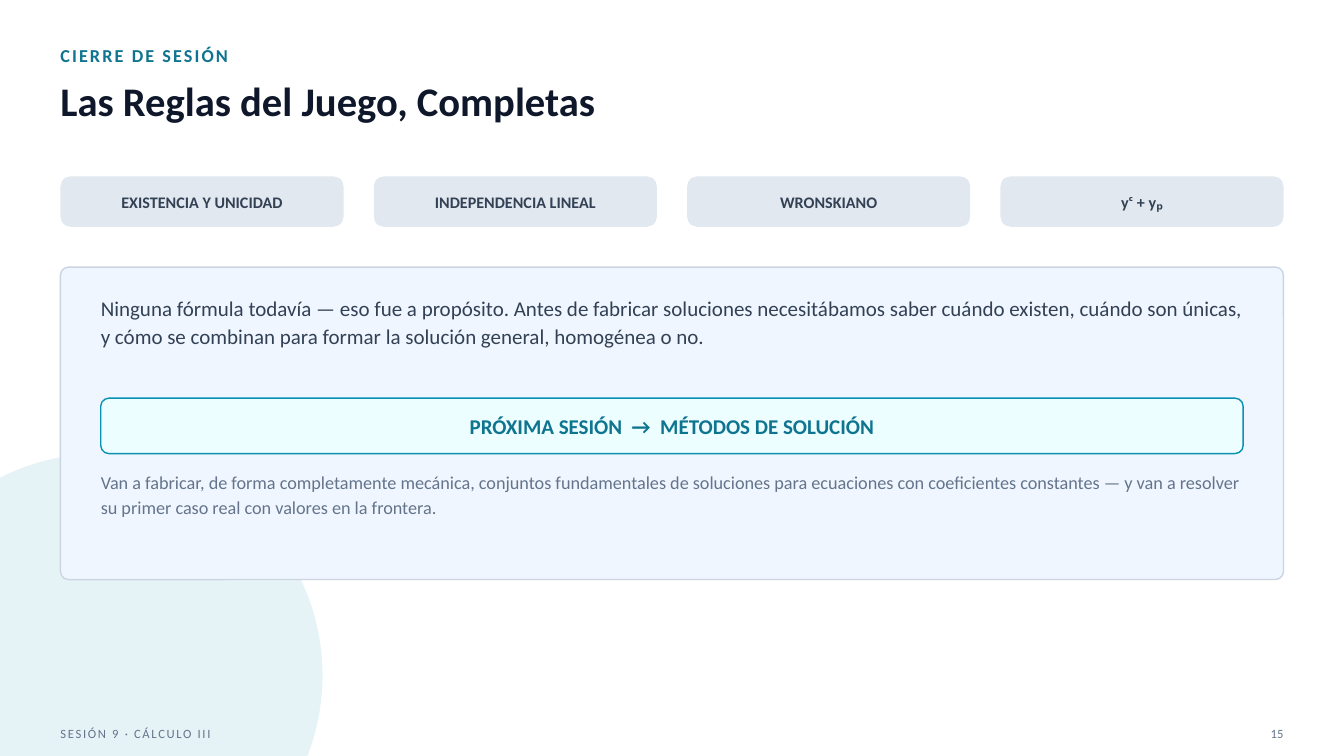
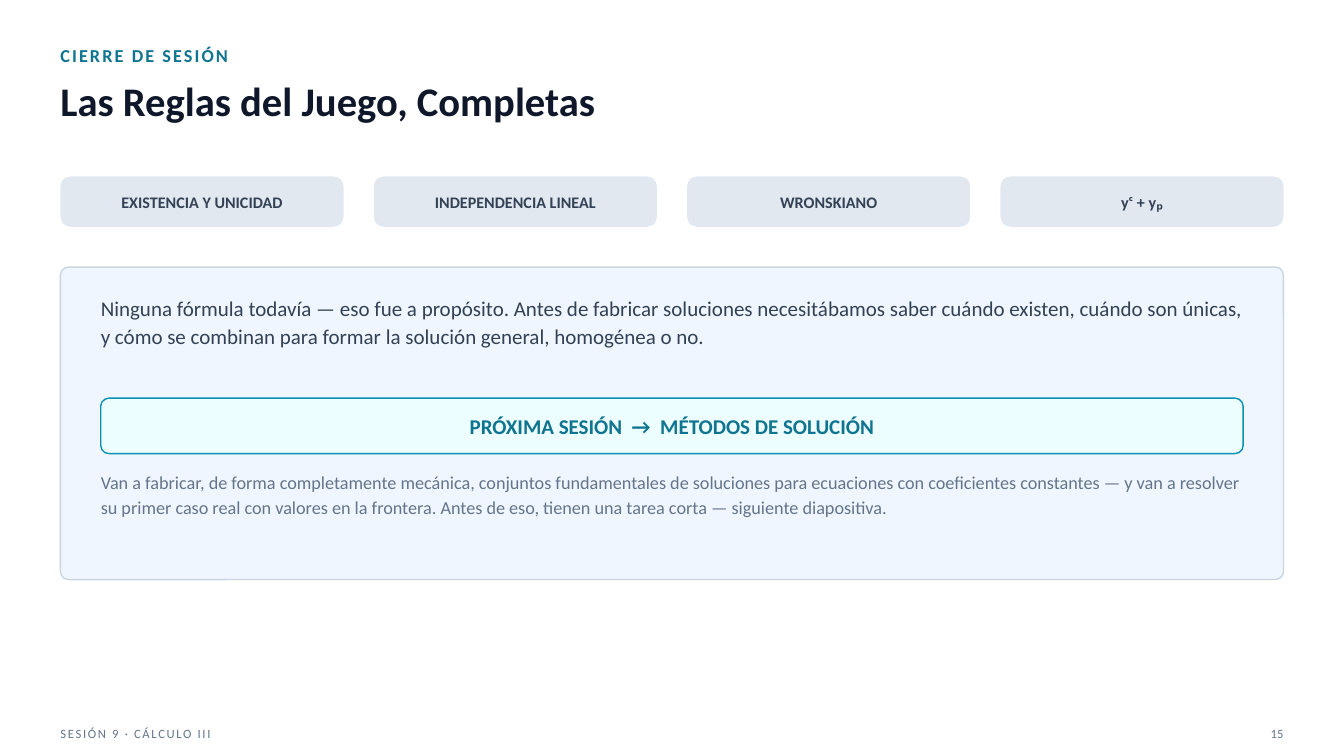
Before and after one commit to SernaEd/FirmsSimulationClass, a slide deck: slide 15 of sesion9/Sesion9_Teoria_Preliminar_Claro.pptx. Drawn at 1344x756 pixels with LibreOffice and Linux fonts; fonts in the diff are those of the drawing. Boxes give left, top, right and bottom in pixels: in the first picture for what was removed or moved away, otherwise in the second. Text is boxed around its words. In the diff, an @@ line names an element or a change of style, - is before the commit and + after.

```diff
--- a/sesion9/Sesion9_Teoria_Preliminar_Claro.pptx
+++ b/sesion9/Sesion9_Teoria_Preliminar_Claro.pptx
@@ ellipse removed at [0, 454, 323, 756] @@
@@ text at [101, 476, 1239, 517]: text changed @@
-Van a fabricar, de forma completamente mecánica, conjuntos fundamentales de soluciones para ecuaciones con coeficientes constantes — y van a resolver su primer caso real con valores en la frontera.
+Van a fabricar, de forma completamente mecánica, conjuntos fundamentales de soluciones para ecuaciones con coeficientes constantes — y van a resolver su primer caso real con valores en la frontera. Antes de eso, tienen una tarea corta — siguiente diapositiva.
```
Also in this commit, not shown: 4 other slides changed, 1 slide added, 2 other files.
